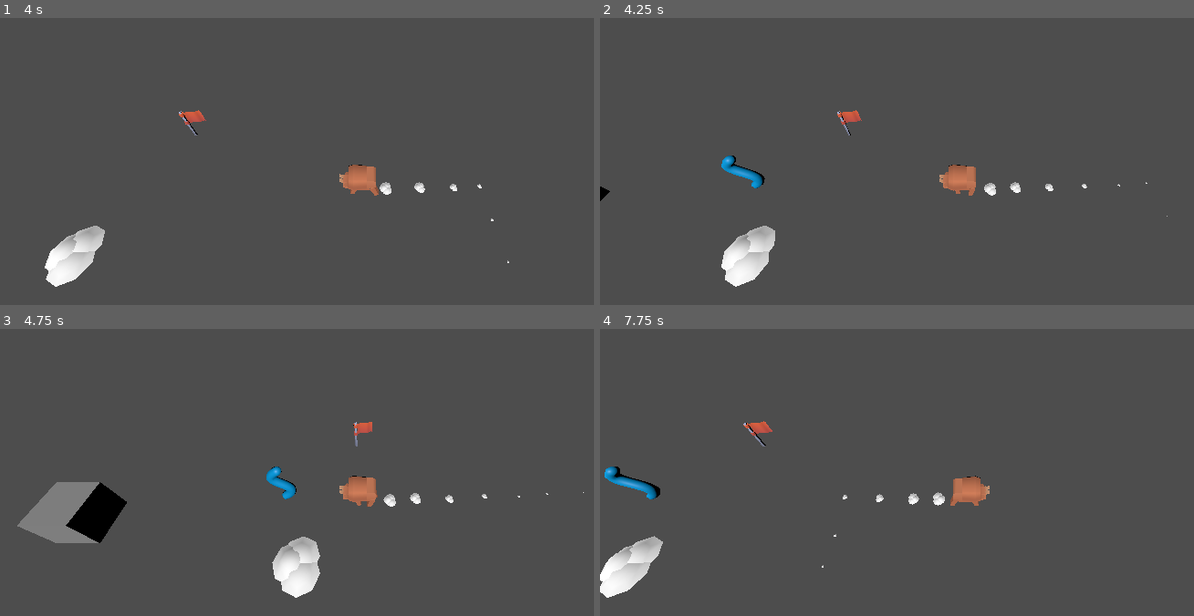
Above: before the commit, frames 1-4 (two rows, left to right).
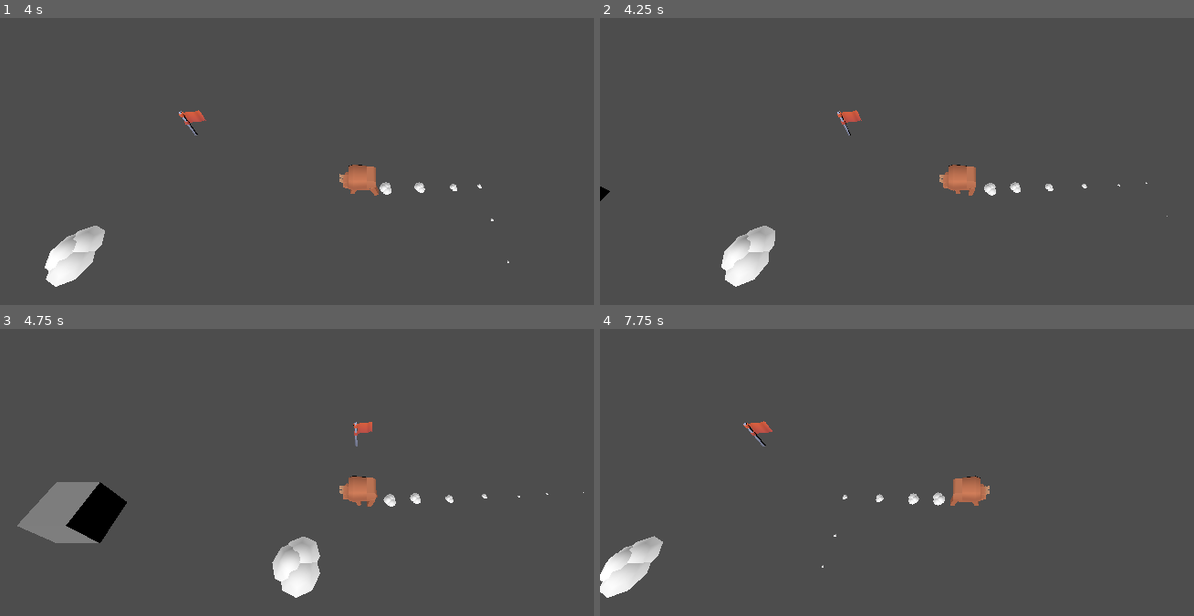
Above: after the commit, the same moments.

Repository: guilhemmgt/cownected
Game: Godot game, scene res://scenes/test_main_cable.tscn
The game is run twice, just before and just after one commit, with the same random seed, the same clock (stepped at 60 frames per second) and the same inputs.
Inputs (mouse positions are in pixels of both pictures, inside the frame that each line leads up to):
- Up to frame 1 (4 s): move the mouse to (522, 81) at 0.52 s; hold Right (ui_right) 0.53-1.28 s; click (522, 81) at 0.67 s; move the mouse to (219, 121) at 1.27 s; hold Down (ui_down) 1.28-2.03 s; move the mouse to (outside the picture) at 2.02 s; hold Right (ui_right) 2.03-2.78 s; move the mouse to (326, 181) at 2.77 s; hold Up (ui_up) 2.78-3.53 s; click (326, 181) at 2.92 s; move the mouse to (582, 161) at 3.52 s; hold Left (ui_left) from 3.53 s (still down)
- Up to frame 2 (4.25 s): keep holding Left (ui_left); tap Space (debug) at 4.15 s
- Up to frame 3 (4.75 s): keep holding Left (ui_left); move the mouse to (148, 349) at 4.27 s
- Up to frame 4 (7.75 s): move the mouse to (1003, 412) at 5.02 s; release Left (ui_left) at 5.03 s; hold Down (ui_down) 5.03-5.78 s; click (1003, 412) at 5.17 s; move the mouse to (outside the picture) at 5.77 s; hold Right (ui_right) 5.78-6.53 s; move the mouse to (1122, 392) at 6.52 s; hold Up (ui_up) 6.53-7.28 s; move the mouse to (819, 432) at 7.27 s; hold Right (ui_right) from 7.28 s (still down); click (819, 432) at 7.42 s

Frame 1 is identical in both runs. In frame 2, 0.3% of the frame differs, in the area x 20-28%, y 47-60%; in frame 3, 0.3%; in frame 4, 0.4%, in the area x 0-11%, y 47-60%.
Error in both runs: Invalid access to property or key 'global_position' on a base object of type 'Nil'. (res://scripts/cable.gd:22)

Commit message:
correction drop

Diff:
--- a/scenes/test_main_cable.tscn
+++ b/scenes/test_main_cable.tscn
@@ -1,9 +1,8 @@
-[gd_scene load_steps=13 format=4 uid="uid://q48wk5he7o4c"]
+[gd_scene load_steps=12 format=4 uid="uid://q48wk5he7o4c"]
 
 [ext_resource type="PackedScene" uid="uid://drpo23vwda3pp" path="res://scenes/character_bison.tscn" id="1_ch5s6"]
 [ext_resource type="PackedScene" uid="uid://cpsqr2vjk85e1" path="res://assets/KenneyPrototype/flag.fbx" id="2_taen3"]
 [ext_resource type="PackedScene" uid="uid://bmji3eioqtbpk" path="res://scenes/cable.tscn" id="5_b27nj"]
-[ext_resource type="Script" uid="uid://be2vpobvy0u4k" path="res://scripts/cable.gd" id="6_xbtgf"]
 
 [sub_resource type="StandardMaterial3D" id="StandardMaterial3D_slch6"]
 resource_name = "colormap"
@@ -90,10 +89,9 @@
 [node name="test_main_cable" type="Node3D"]
 
 [node name="CharacterBody3D" parent="." instance=ExtResource("1_ch5s6")]
-collision_layer = 4
 
 [node name="leg-back-left" parent="CharacterBody3D/animal-bison/animal-bison/root/torso" index="0"]
-transform = Transform3D(0.999516, -0.0310967, 0, 0.0310967, 0.999516, 0, 0, 0, 1, 0.179258, 0.0543879, 0.123035)
+transform = Transform3D(0.999516, -0.0310968, 0, 0.0310968, 0.999516, 0, 0, 0, 1, 0.179258, 0.0543879, 0.123035)
 
 [node name="leg-back-right" parent="CharacterBody3D/animal-bison/animal-bison/root/torso" index="1"]
 transform = Transform3D(0.866025, -0.5, 0, 0.5, 0.866025, 0, 0, 0, 1, 0.1875, 0.0625, -0.09375)
@@ -123,7 +121,6 @@
 skeleton = NodePath("")
 
 [node name="Cable" parent="." node_paths=PackedStringArray("player", "source") instance=ExtResource("5_b27nj")]
-script = ExtResource("6_xbtgf")
 player = NodePath("../CharacterBody3D")
 source = NodePath("../snow-pile")
 
--- a/scripts/cable.gd
+++ b/scripts/cable.gd
@@ -7,7 +7,7 @@
 @export var source: Source
 @export var eps_angle : float = 5
 @export var eps_dist: float = 0.1
-@export var speed_cable_drop : float = 30
+@export var speed_cable_drop : float = 20
 @onready var ray_cast_3d_2: RayCast3D = $RayCast3D2
 
 
@@ -24,13 +24,6 @@
 func _process(_delta: float) -> void:
 	if !updating:
 		update_waypoints()
-
-func _input(event: InputEvent) -> void:
-	if event.is_action_pressed("debug"):
-		if in_hand:
-			_on_drop()
-		else:
-			_on_pick()
 
 func is_max_length_deployed(length_authorized:float):
 	return length_authorized - curve_mesh_3d.curve.get_baked_length() < 0
@@ -82,6 +75,7 @@
 	curve_mesh_3d.visible = true
 
 func _on_drop():
+	print("DROP")
 	in_hand = false
 	await play_animation_drop()
 	reset()
@@ -95,7 +89,7 @@
 func play_animation_drop():
 	var length_cable : float = curve_mesh_3d.curve.get_baked_length()
 	var nb_points : int = curve_mesh_3d.curve.point_count
-	pos_curv_last_point=player.global_position
+	pos_curv_last_point=player.global_position-global_position
 	for i in range(nb_points):
 		var old_pos : Vector3 = curve_mesh_3d.curve.get_point_position(nb_points-i)
 		var goal_pos : Vector3 = curve_mesh_3d.curve.get_point_position(nb_points-i-1)
